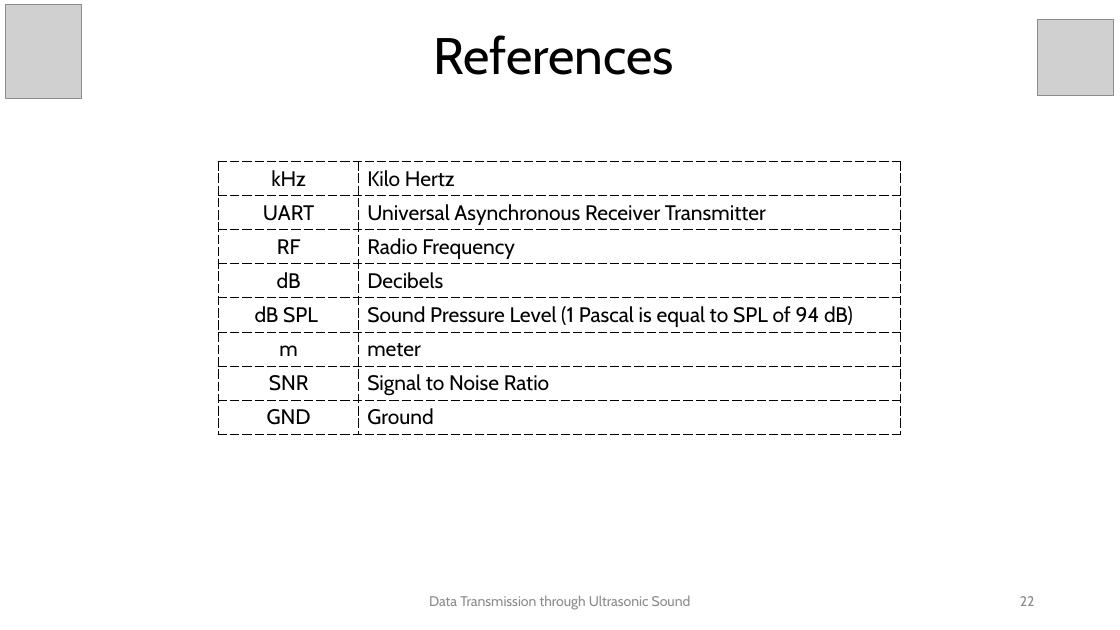
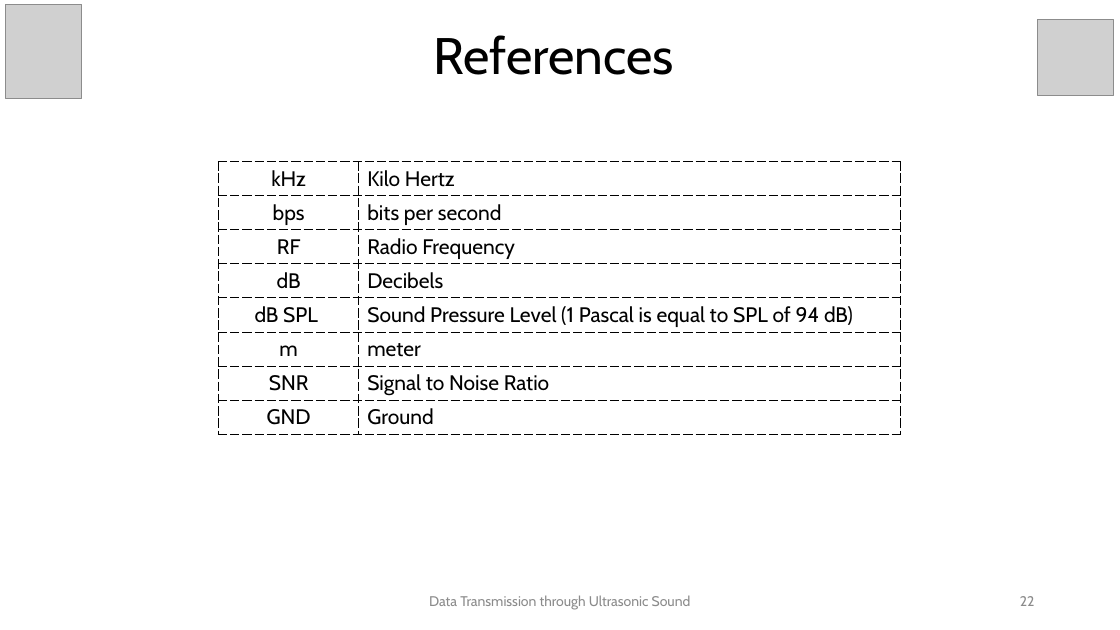
Before and after one commit to karthik-k-bhat/Ultrasonic-Data-Transfer, a slide deck: slide 22 of PESU_E&C_4th_Sem_data_transfer_with_ultrasonic v2.pptx. Drawn at 1120x630 pixels with LibreOffice and Linux fonts; fonts in the diff are those of the drawing; grey boxes stand for pictures. Boxes give left, top, right and bottom in pixels: in the first picture for what was removed or moved away, otherwise in the second. Text is boxed around its words. In the diff, an @@ line names an element or a change of style, - is before the commit and + after.

```diff
--- a/PESU_E&C_4th_Sem_data_transfer_with_ultrasonic v2.pptx
+++ b/PESU_E&C_4th_Sem_data_transfer_with_ultrasonic v2.pptx
@@ table at (218, 162, 901, 434) @@
-row 2, column 1: UART
+row 2, column 1: bps
-row 2, column 2: Universal Asynchronous Receiver Transmitter
+row 2, column 2: bits per second
```
Also in this commit, not shown: 9 other slides changed, 4 other files.
